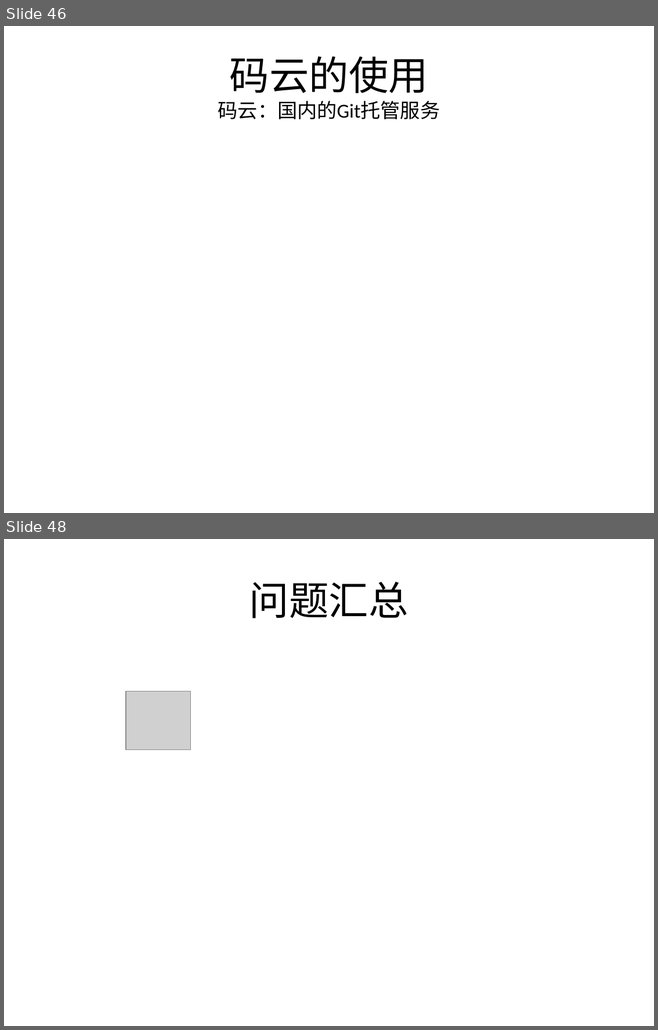
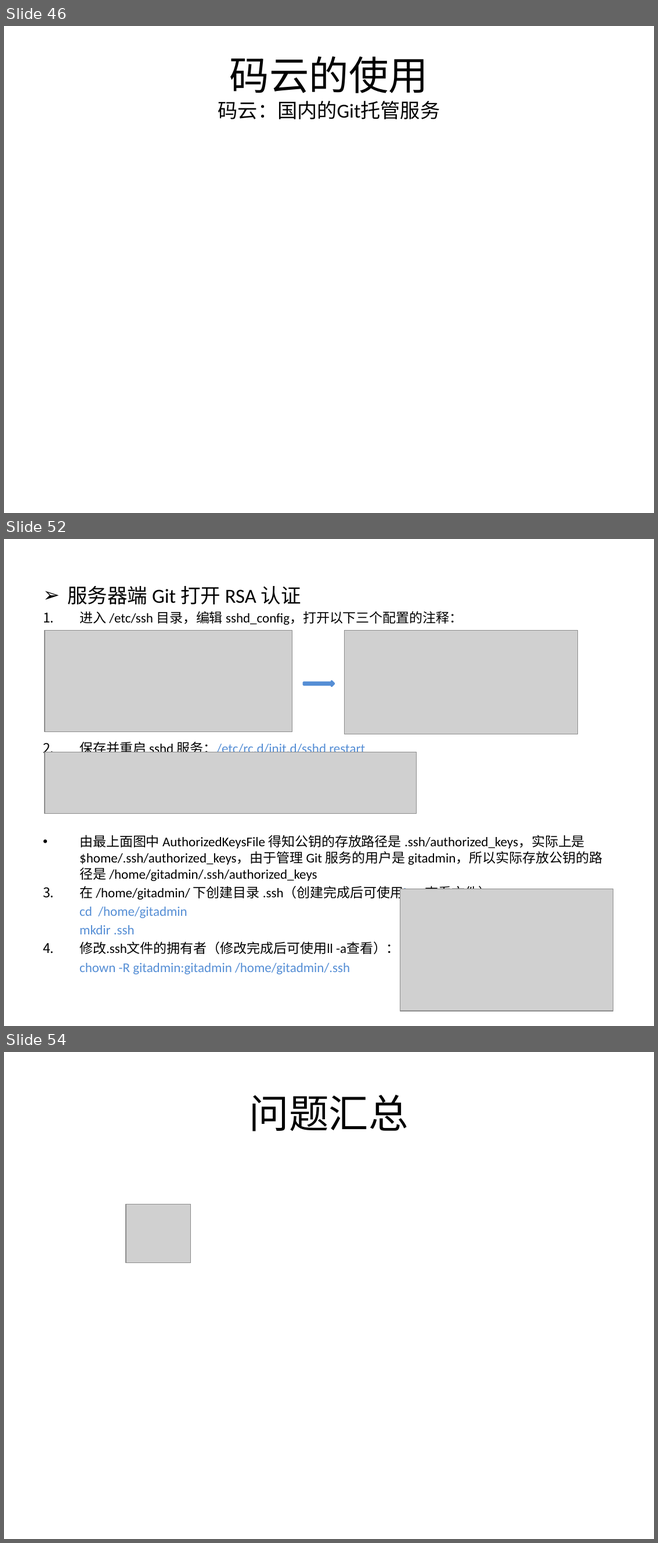
Before and after one commit to chenwen715/learn_repo, a slide deck: ppt/git.pptx. Shown one above the other, each under a label of ours: slides 46 and 48 before the commit, slides 46, 52 and 54 after it; the slides between them are not shown. The pictures are 658x1030 and 658x1543 pixels, drawn with LibreOffice and Linux fonts; fonts in the diff are those of the drawing; grey boxes stand for pictures. Boxes give left, top, right and bottom in pixels: in the first picture for what was removed or moved away, otherwise in the second. Text is boxed around its words. In the diff, an @@ line names an element or a change of style, - is before the commit and + after.

Commit message:
modify git.ppt and map_181115
181119
更新git.ppt中搭建服务器的内容
更新map_181115中绘制小车的程序

```diff
--- a/ppt/git.pptx
+++ b/ppt/git.pptx
@@ slide 52 added at bbox=[4, 539, 654, 1026], background #FFFFFF @@
@@ text added at bbox=[67, 586, 602, 975], 14.8 pt, text #000000 @@
+➢ 服务器端 Git 打开 RSA 认证
+1. 进入 /etc/ssh 目录，编辑 sshd_config，打开以下三个配置的注释：
+2. 保存并重启 sshd 服务：/etc/rc.d/init.d/sshd restart
+• 由最上面图中 AuthorizedKeysFile 得知公钥的存放路径是 .ssh/authorized_keys，实际上是 $home/.ssh/authorized_keys，由于管理 Git 服务的用户是 gitadmin，所以实际存放公钥的路径是 /home/gitadmin/.ssh/authorized_keys
+3. 在 /home/gitadmin/ 下创建目录 .ssh（创建完成后可使用ls -a查看文件）
+cd /home/gitadmin
+mkdir .ssh
+4. 修改.ssh文件的拥有者（修改完成后可使用ll -a查看）：
+chown -R gitadmin:gitadmin /home/gitadmin/.ssh
@@ picture added at bbox=[44, 631, 292, 732] @@
@@ picture added at bbox=[344, 631, 577, 734] @@
@@ right arrow added at bbox=[303, 681, 334, 686], fill #558ED5, outline #558ED5 2 pt @@
@@ picture added at bbox=[44, 752, 416, 814] @@
@@ picture added at bbox=[400, 889, 612, 1011] @@
@@ what was slide 48 is now slide 54 @@
```
Also in this commit, not shown: 1 slide changed, 5 other slides added, 5 other files.
